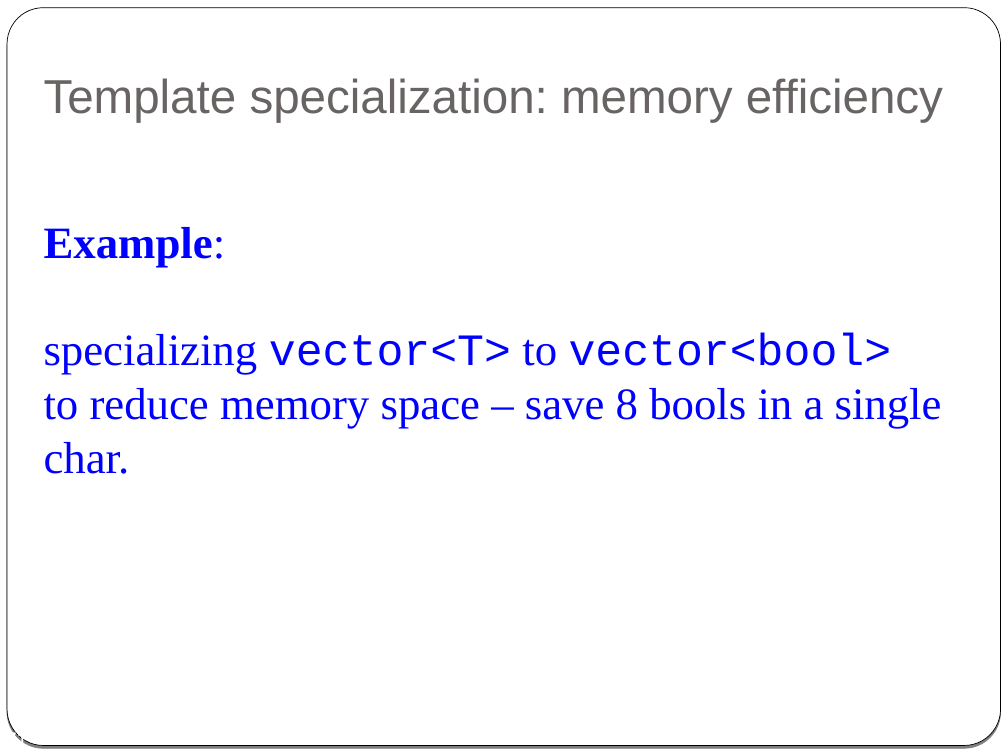
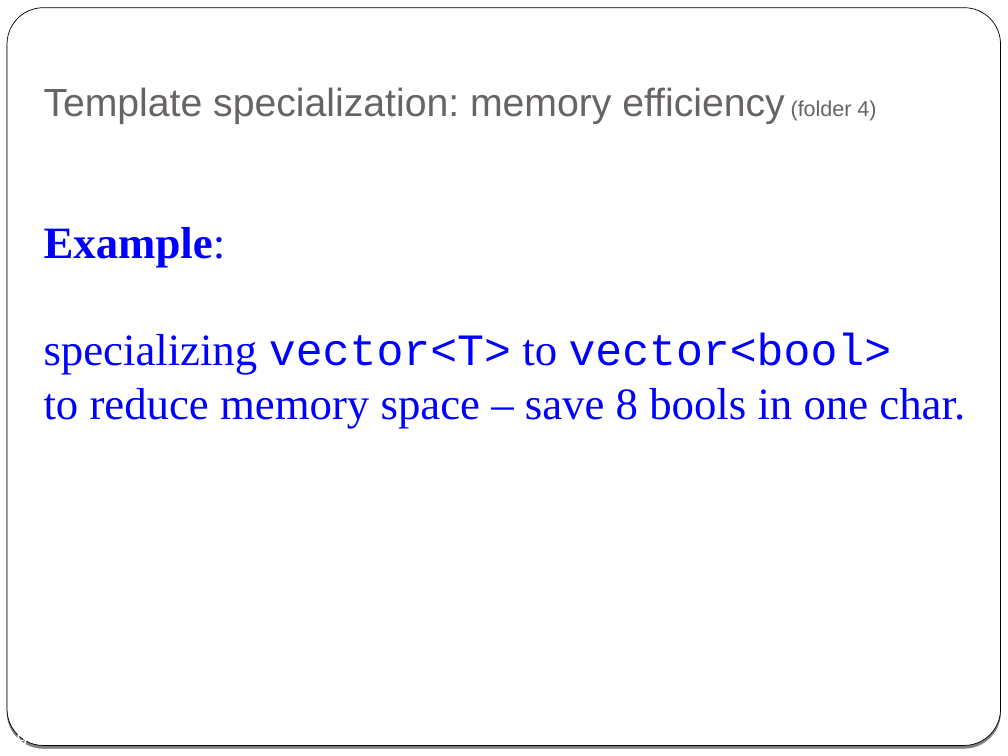
Before and after one commit to cpp-at-ariel/cpp-5778, a slide deck: slide 19 of week09-metaprogramming/slides.odp (slide 71 before the commit). Drawn at 1008x756 pixels with LibreOffice and Linux fonts; fonts in the diff are those of the drawing. Boxes give left, top, right and bottom in pixels: in the first picture for what was removed or moved away, otherwise in the second. Text is boxed around its words. In the diff, an @@ line names an element or a change of style, - is before the commit and + after.

```diff
--- a/week09-metaprogramming/slides.odp
+++ b/week09-metaprogramming/slides.odp
@@ title at (x1=44, y1=87, x2=876, y2=124): text changed; size 34 to 28 pt @@
-Template specialization: memory efficiency
+Template specialization: memory efficiency (folder 4)
@@ text at (x1=44, y1=388, x2=965, y2=429): text changed @@
-to reduce memory space – save 8 bools in a single char.
+to reduce memory space – save 8 bools in one char.
@@ page number at (x1=6, y1=731, x2=28, y2=745): text changed @@
-71
+19
```
Also in this commit, not shown: 7 other slides changed, 2 slides added, 53 slides removed, 16 other files.
